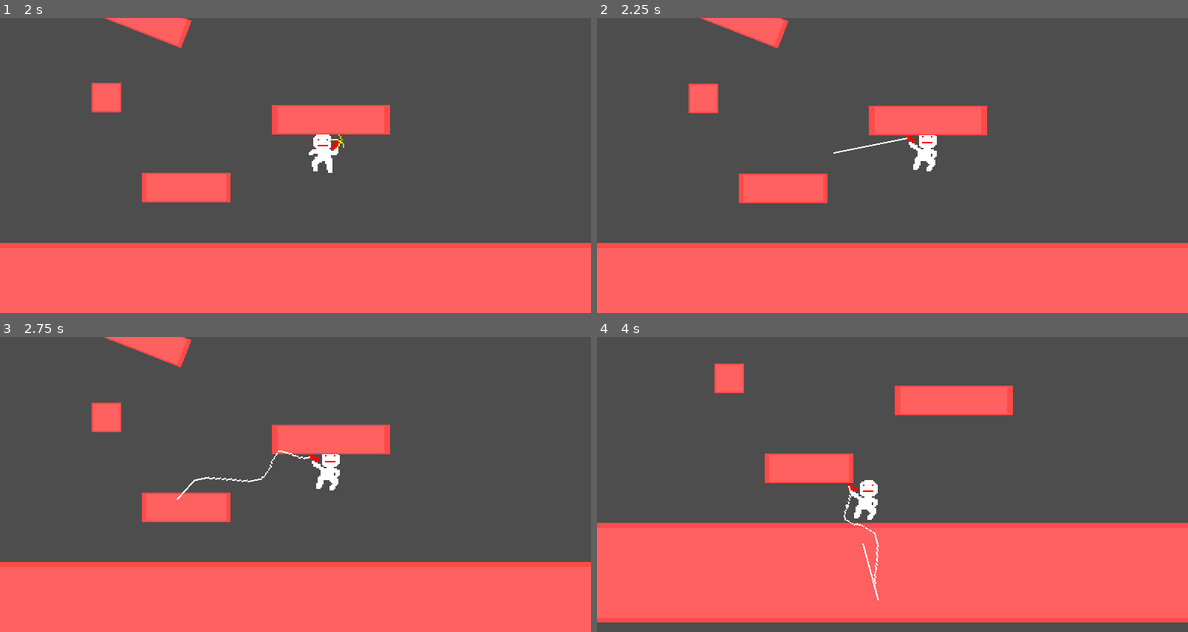
Above: before the commit, frames 1-4 (two rows, left to right).
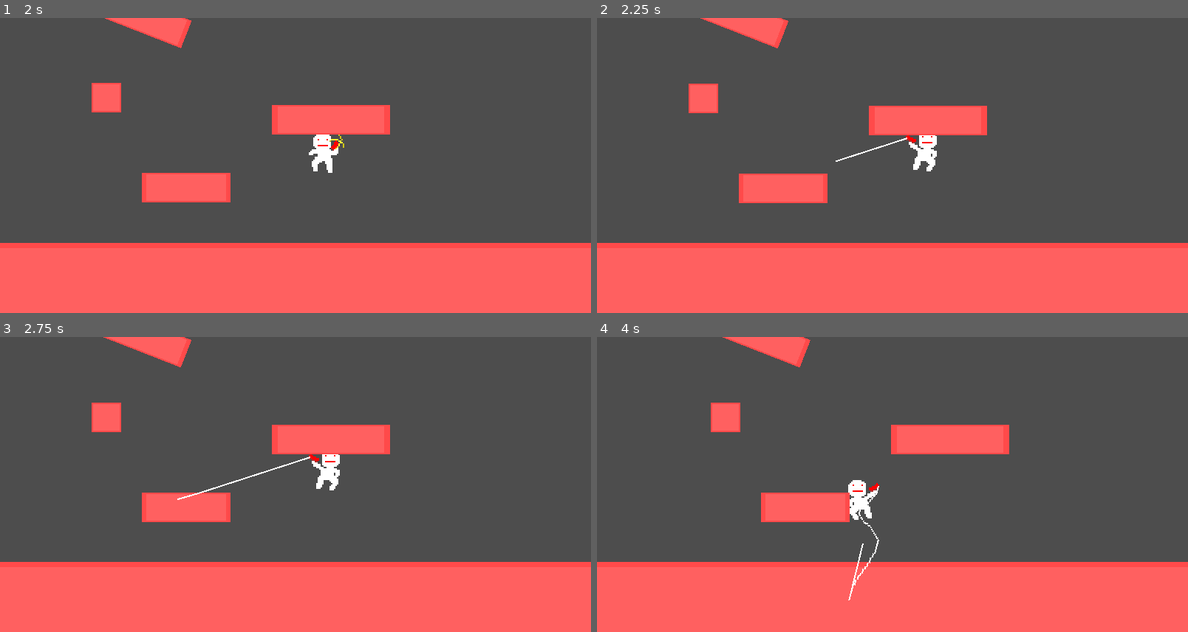
Above: after the commit, the same moments.

Repository: q-0q/grapple
Game: Godot game, scene res://Scenes/MainMenu.tscn
The game is run twice, just before and just after one commit, with the same random seed, the same clock (stepped at 60 frames per second) and the same inputs.
Inputs (mouse positions are in pixels of both pictures, inside the frame that each line leads up to):
- Up to frame 1 (2 s): click "Start" at 0.5 s; move the mouse to (425, 150) at 1.27 s; press the mouse at (425, 150) at 1.28 s; hold D (Right) from 1.28 s (still down); tap W (Jump) at 1.52 s
- Up to frame 2 (2.25 s): keep holding D (Right); move the mouse to (774, 180) at 2.02 s; release the mouse at (774, 180) at 2.03 s; click (774, 180) at 2.1 s
- Up to frame 3 (2.75 s): keep holding D (Right); tap W (Jump) at 2.27 s
- Up to frame 4 (4 s): move the mouse to (951, 419) at 2.77 s; release D (Right) at 2.78 s; press the mouse at (951, 419) at 2.78 s; hold A (Left) 2.78-3.53 s; tap Enter at 3.5 s; move the mouse to (862, 543) at 3.52 s; release the mouse at (862, 543) at 3.53 s; hold D (Right) from 3.53 s (still down); click (862, 543) at 3.6 s; tap W (Jump) at 3.77 s

Frame 1 is identical in both runs. In frame 2, 0.1% of the frame differs, in the area x 40-53%, y 40-49%; in frame 3, 0.2%; in frame 4, 26%, in the area x 0-100%, y 0-100%.

Commit message:
grappling.

Diff:
--- a/Scenes/Player.tscn
+++ b/Scenes/Player.tscn
@@ -29,6 +29,45 @@
 _data = [Vector2(0, 0.994568), 0.0, -1.97481, 0, 0, Vector2(1, 0), -0.621793, 0.0, 0, 0]
 point_count = 2
 
+[sub_resource type="Animation" id="Animation_unlgx"]
+length = 0.001
+tracks/0/type = "value"
+tracks/0/imported = false
+tracks/0/enabled = true
+tracks/0/path = NodePath("holder/Sprite2D:frame")
+tracks/0/interp = 1
+tracks/0/loop_wrap = true
+tracks/0/keys = {
+"times": PackedFloat32Array(0),
+"transitions": PackedFloat32Array(1),
+"update": 1,
+"values": [0]
+}
+tracks/1/type = "value"
+tracks/1/imported = false
+tracks/1/enabled = true
+tracks/1/path = NodePath("holder/Sprite2D/ExtensionPoint:position")
+tracks/1/interp = 1
+tracks/1/loop_wrap = true
+tracks/1/keys = {
+"times": PackedFloat32Array(0),
+"transitions": PackedFloat32Array(1),
+"update": 0,
+"values": [Vector2(0, -11)]
+}
+tracks/2/type = "value"
+tracks/2/imported = false
+tracks/2/enabled = true
+tracks/2/path = NodePath("Line2D:visible")
+tracks/2/interp = 1
+tracks/2/loop_wrap = true
+tracks/2/keys = {
+"times": PackedFloat32Array(0),
+"transitions": PackedFloat32Array(1),
+"update": 1,
+"values": [false]
+}
+
 [sub_resource type="Animation" id="Animation_efons"]
 resource_name = "fire"
 step = 0.05
@@ -39,7 +78,7 @@
 tracks/0/interp = 1
 tracks/0/loop_wrap = true
 tracks/0/keys = {
-"times": PackedFloat32Array(0, 0.1, 0.2, 0.3, 0.35, 0.65, 0.7),
+"times": PackedFloat32Array(0, 0.1, 0.2, 0.25, 0.3, 0.45, 0.5),
 "transitions": PackedFloat32Array(1, 1, 1, 1, 1, 1, 1),
 "update": 1,
 "values": [0, 1, 2, 3, 4, 5, 7]
@@ -67,45 +106,6 @@
 "transitions": PackedFloat32Array(1),
 "update": 1,
 "values": [true]
-}
-
-[sub_resource type="Animation" id="Animation_unlgx"]
-length = 0.001
-tracks/0/type = "value"
-tracks/0/imported = false
-tracks/0/enabled = true
-tracks/0/path = NodePath("holder/Sprite2D:frame")
-tracks/0/interp = 1
-tracks/0/loop_wrap = true
-tracks/0/keys = {
-"times": PackedFloat32Array(0),
-"transitions": PackedFloat32Array(1),
-"update": 1,
-"values": [0]
-}
-tracks/1/type = "value"
-tracks/1/imported = false
-tracks/1/enabled = true
-tracks/1/path = NodePath("holder/Sprite2D/ExtensionPoint:position")
-tracks/1/interp = 1
-tracks/1/loop_wrap = true
-tracks/1/keys = {
-"times": PackedFloat32Array(0),
-"transitions": PackedFloat32Array(1),
-"update": 0,
-"values": [Vector2(0, -11)]
-}
-tracks/2/type = "value"
-tracks/2/imported = false
-tracks/2/enabled = true
-tracks/2/path = NodePath("Line2D:visible")
-tracks/2/interp = 1
-tracks/2/loop_wrap = true
-tracks/2/keys = {
-"times": PackedFloat32Array(0),
-"transitions": PackedFloat32Array(1),
-"update": 1,
-"values": [false]
 }
 
 [sub_resource type="AnimationLibrary" id="AnimationLibrary_batll"]
--- a/Scripts/Player/AirGrappleFire.gd
+++ b/Scripts/Player/AirGrappleFire.gd
@@ -25,7 +25,7 @@
 		compute_attach_point()
 
 		character().get_node("AnimationPlayer").play("air_grapple_fire")
-		lock_state_for_duration(0.75)
+		lock_state_for_duration(0.7)
 
 		$AnimationPlayer.play("fire")
 		$holder.position = FiringPoint.global_position
@@ -34,12 +34,12 @@
 		line.add_point(ExtensionPoint.global_position)
 		line.add_point(attach_point)
 
-		Util.delayed_callback(self._on_timeout, 0.75)
+		Util.delayed_callback(self._on_timeout, 0.7)
 
 func on_process():
 		line.points[0] = ExtensionPoint.global_position
 		$holder.position = FiringPoint.global_position
-		# $holder.rotation_degrees = compute_holder_rotation_deg()
+		$holder.rotation_degrees = compute_holder_rotation_deg()
 		character().velocity = character().velocity.lerp(Vector2.ZERO, 20 * get_process_delta_time())
 
 func on_exit():
@@ -50,7 +50,7 @@
 	return Input.is_action_just_released("Grapple")
 
 func compute_holder_rotation_deg() -> float:
-	return rad_to_deg(Vector2.DOWN.angle_to( FiringPoint.global_position - get_global_mouse_position()))
+	return rad_to_deg(Vector2.DOWN.angle_to( FiringPoint.global_position - attach_point))
 
 func compute_attach_point() -> void:
 	attach_point = get_local_mouse_position()
